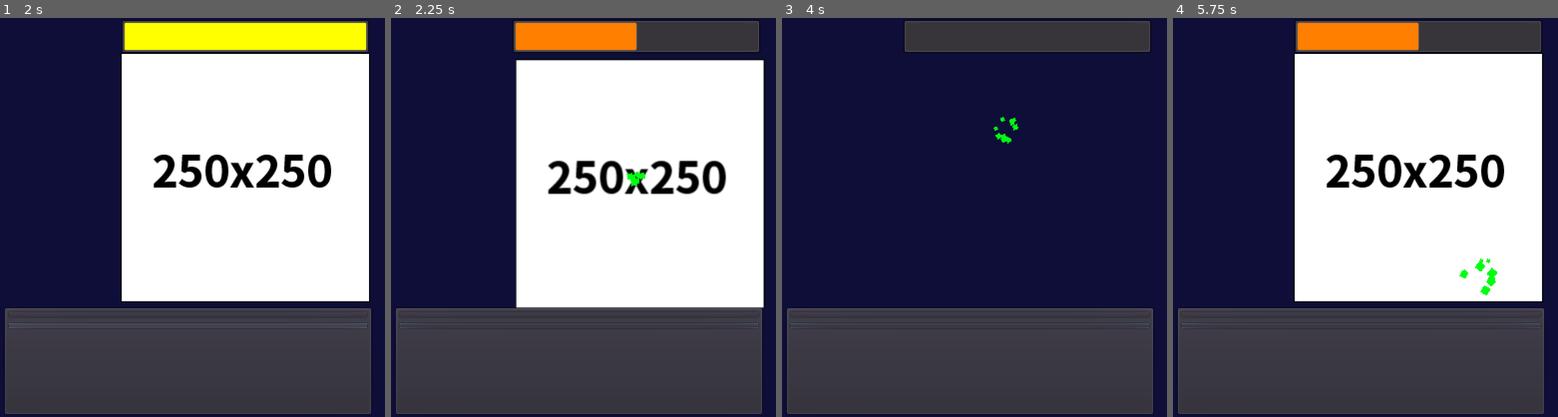
Above: before the commit, frames 1-4 (left to right).
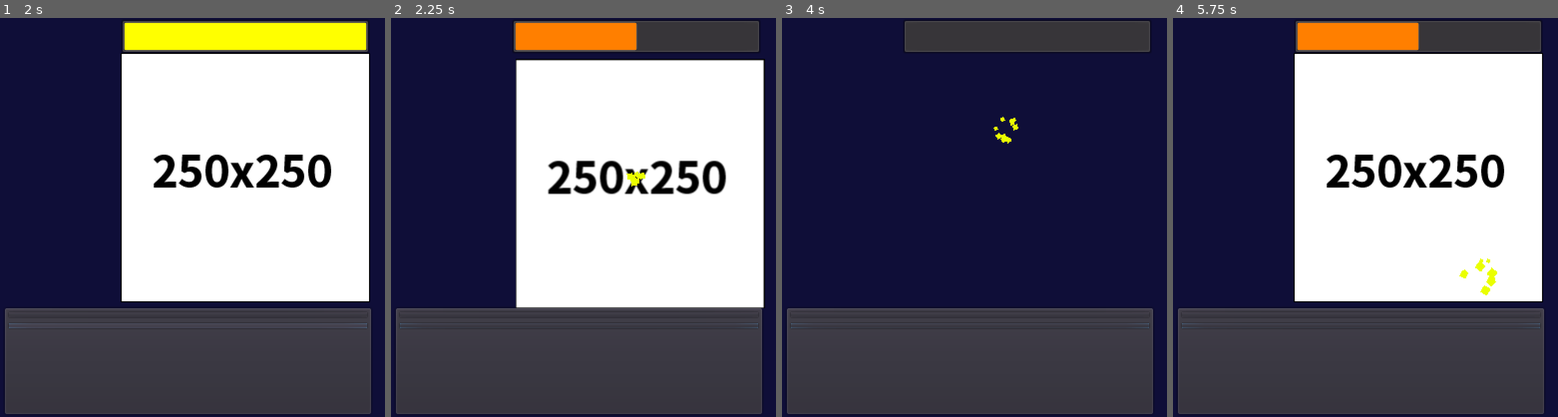
Above: after the commit, the same moments.

Repository: Yu-Channel/Simple-clicker
Game: Godot game, scene res://scene/Main.tscn
Two runs of this game, one before a commit and one after it. Both use one fixed random seed, a clock stepped at 60 frames per second and the inputs below.
Inputs (mouse positions are in pixels of both pictures, inside the frame that each line leads up to):
- Up to frame 1 (2 s): click "Power +1(1)" at 0.5 s; click "AutoPower +1(0)" at 1.25 s
- Up to frame 2 (2.25 s): tap Enter at 2 s; drag from (637, 177) to (618, 129) at 2.02 s
- Up to frame 3 (4 s): drag from (885, 237) to (1028, 177) at 2.77 s; tap Space at 3.5 s; move the mouse to (1009, 129) at 3.52 s; hold D from 3.53 s (still down); tap F at 3.6 s; click (1009, 129) at 3.67 s
- Up to frame 4 (5.75 s): release D at 4.25 s; drag from (1338, 297) to (1238, 157) at 4.27 s; move the mouse to (1477, 277) at 5.02 s; hold A from 5.03 s (still down); tap Backspace at 5.1 s; click (1477, 277) at 5.17 s

Frame 1 is identical in both runs. In frame 2, 0.1% of the frame differs, in the area x 61-67%, y 38-43%; in frame 3, 0.1%; in frame 4, 0.2%, in the area x 74-85%, y 60-70%.

Commit message:
カラー変更

Diff:
--- a/scene/ClickParticles.tscn
+++ b/scene/ClickParticles.tscn
@@ -39,7 +39,7 @@
 damping_curve = SubResource( 3 )
 scale = 8.0
 scale_curve = SubResource( 7 )
-color = Color( 0, 1, 0.0705882, 1 )
+color = Color( 0.921569, 1, 0, 1 )
 
 [node name="ClickParticles" type="Particles2D"]
 emitting = false
